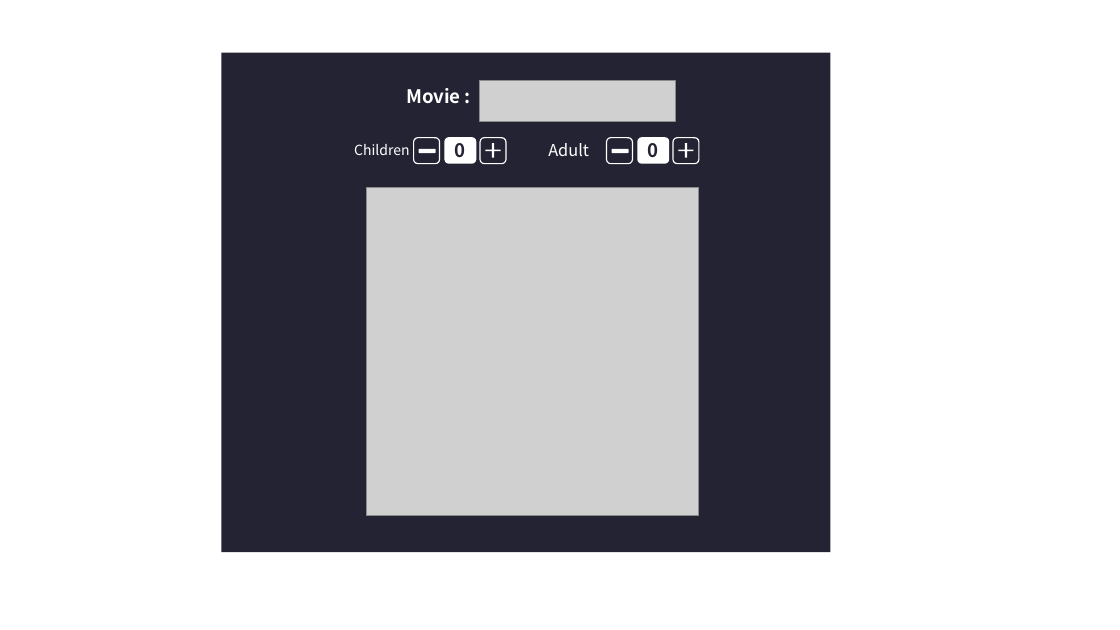
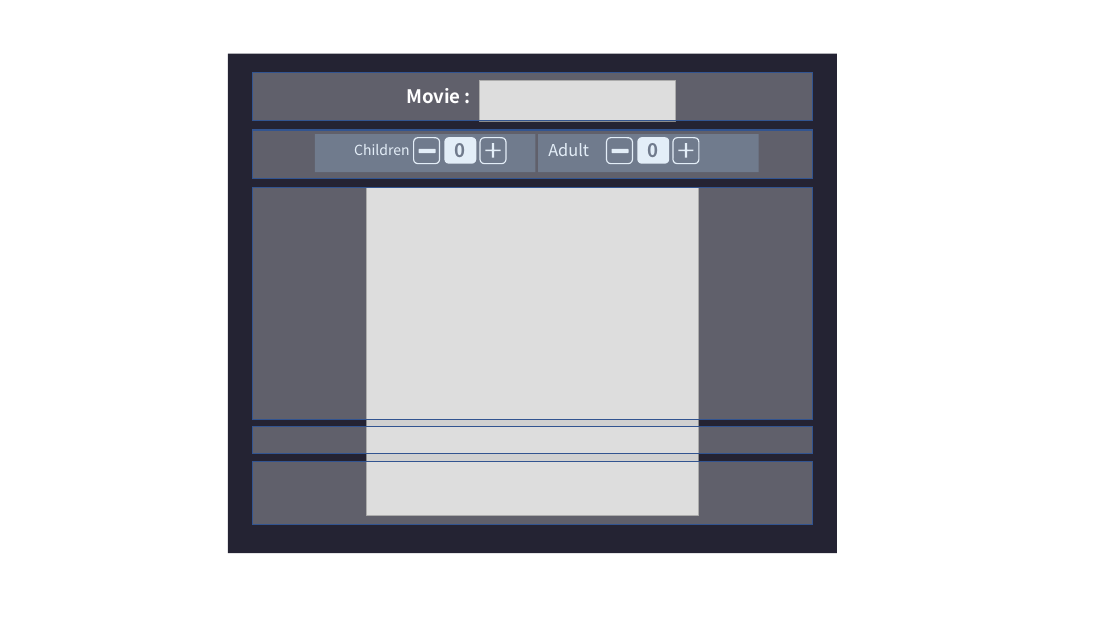
Before and after one commit to ChanYiHong/MovieTheater, a slide deck: slide 2 of img/좌석선택 mockup.pptx. Drawn at 1120x630 pixels with LibreOffice and Linux fonts; fonts in the diff are those of the drawing; grey boxes stand for pictures. Boxes give left, top, right and bottom in pixels: in the first picture for what was removed or moved away, otherwise in the second. Text is boxed around its words. In the diff, an @@ line names an element or a change of style, - is before the commit and + after.

```diff
--- a/img/좌석선택 mockup.pptx
+++ b/img/좌석선택 mockup.pptx
@@ rectangle: place and size @@
-rectangle at bbox=[222, 53, 831, 553]
+rectangle at bbox=[228, 54, 837, 554]
@@ group added at bbox=[253, 72, 812, 524]: 7 rectangles @@
```
Also in this commit, not shown: 3 other files.
